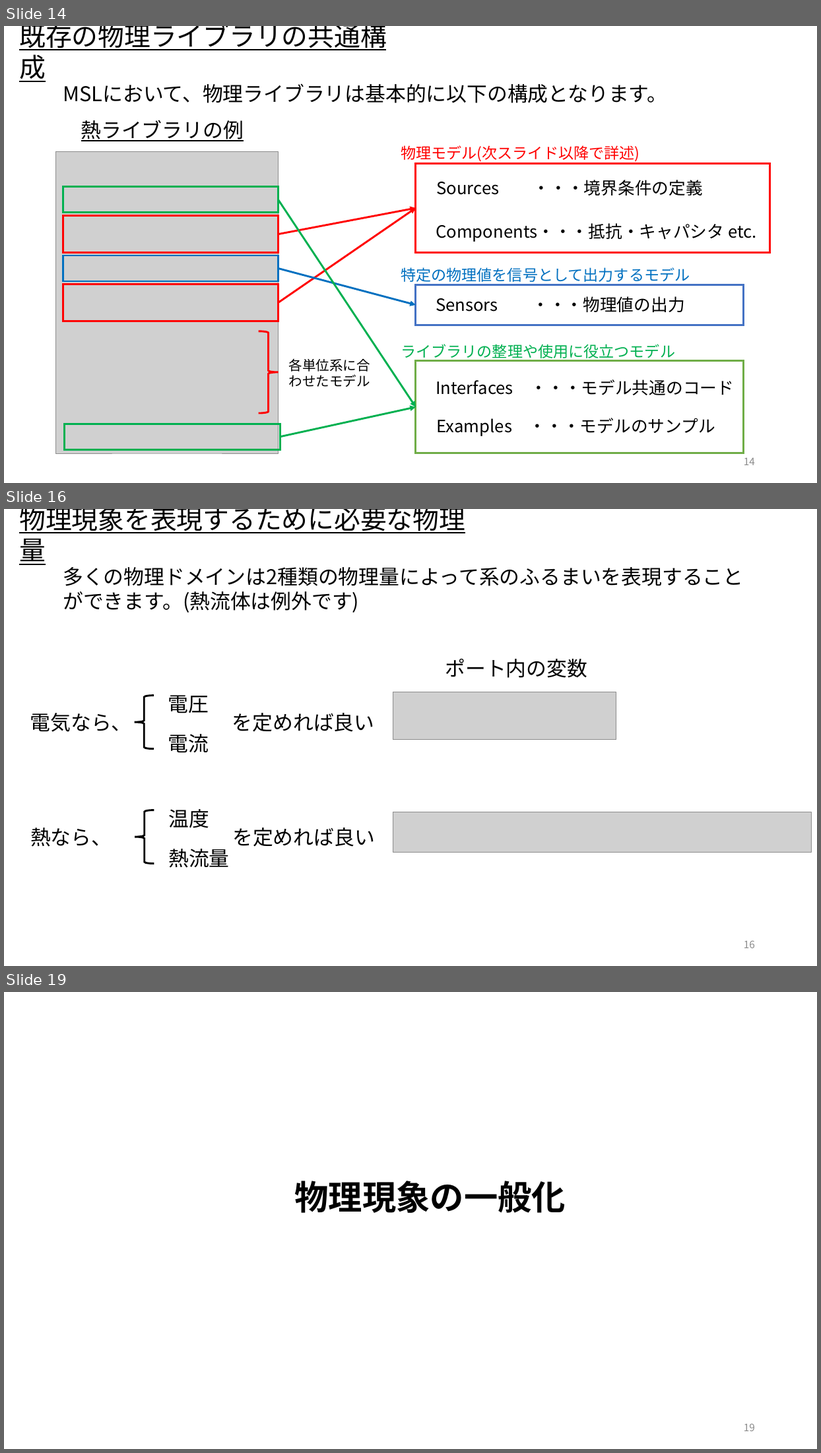
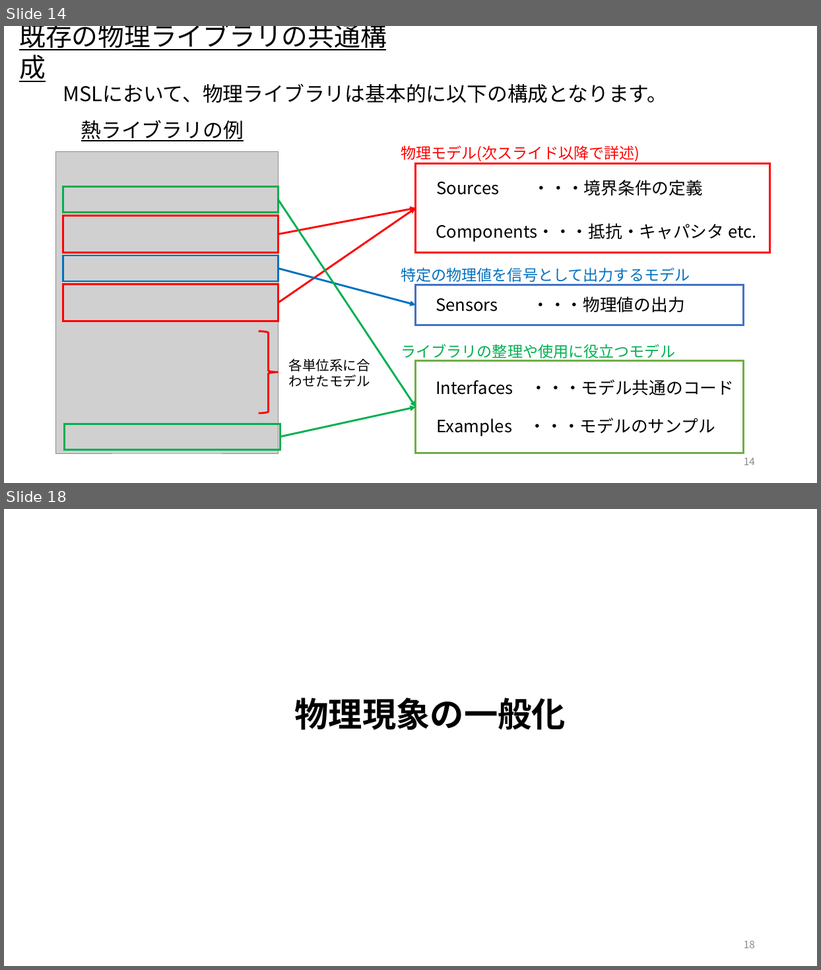
Before and after one commit to UedaShigenori/OpenModelica_Tutorials_Ja, a slide deck: Dev/7_PhysicsDomainModel/OpenModelica_Tutorials_7_PlantModel.pptx. Shown one above the other, each under a label of ours: slides 14, 16 and 19 before the commit, slides 14 and 18 after it; the slides between them are not shown. The pictures are 821x1453 and 821x970 pixels, drawn with LibreOffice and Linux fonts; fonts in the diff are those of the drawing; grey boxes stand for pictures. Boxes give left, top, right and bottom in pixels: in the first picture for what was removed or moved away, otherwise in the second. Text is boxed around its words. In the diff, an @@ line names an element or a change of style, - is before the commit and + after.

```diff
--- a/Dev/7_PhysicsDomainModel/OpenModelica_Tutorials_7_PlantModel.pptx
+++ b/Dev/7_PhysicsDomainModel/OpenModelica_Tutorials_7_PlantModel.pptx
@@ slide 16 removed at <box>4,509,817,966</box>, background #FFFFFF @@
@@ text removed at <box>19,509,465,565</box> @@
-物理現象を表現するために必要な物理量
@@ text removed at <box>63,567,743,613</box> @@
-多くの物理ドメインは2種類の物理量によって系のふるまいを表現することができます。(熱流体は例外です)
@@ text removed at <box>446,659,588,678</box> @@
-ポート内の変数
@@ left brace removed at <box>135,696,154,749</box> @@
@@ text removed at <box>168,695,209,714</box> @@
-電圧
@@ picture removed at <box>393,692,616,739</box> @@
@@ text removed at <box>30,713,132,732</box> @@
-電気なら、
@@ text removed at <box>232,713,375,732</box> @@
-を定めれば良い
@@ text removed at <box>168,734,209,753</box> @@
-電流
@@ left brace removed at <box>135,811,154,864</box> @@
@@ text removed at <box>168,809,209,828</box> @@
-温度
@@ picture removed at <box>393,812,811,852</box> @@
@@ text removed at <box>30,828,112,847</box> @@
-熱なら、
@@ text removed at <box>232,828,375,847</box> @@
-を定めれば良い
@@ text removed at <box>168,849,229,868</box> @@
-熱流量
@@ page number removed at <box>744,941,755,949</box> @@
-16
@@ what was slide 19 is now slide 18 @@
@@ page number at <box>744,941,755,949</box>: text changed @@
-19
+18
```
Also in this commit, not shown: 9 slides changed, 3 slides added, 1 other slide removed, 1 other file.
